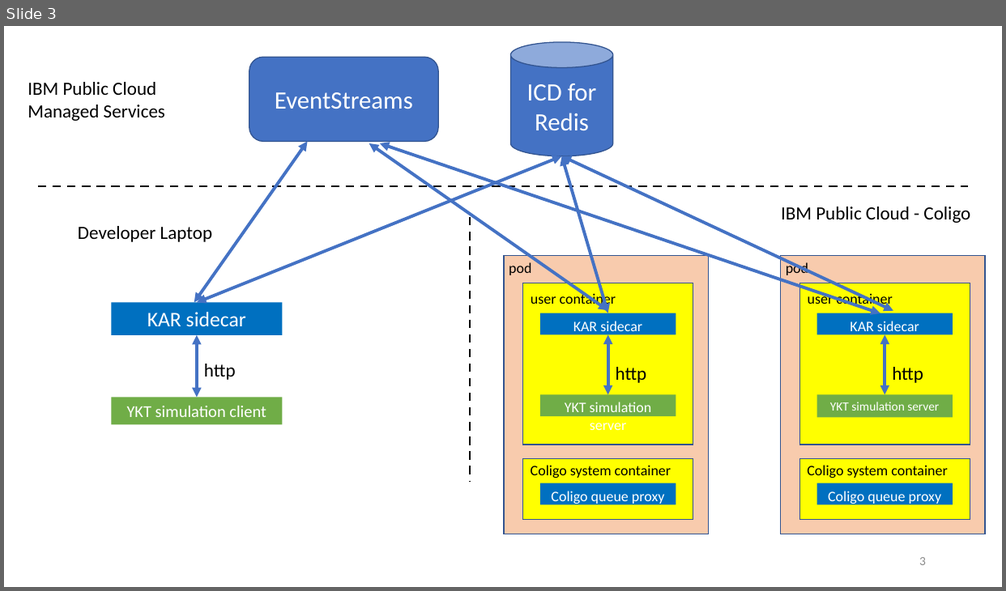
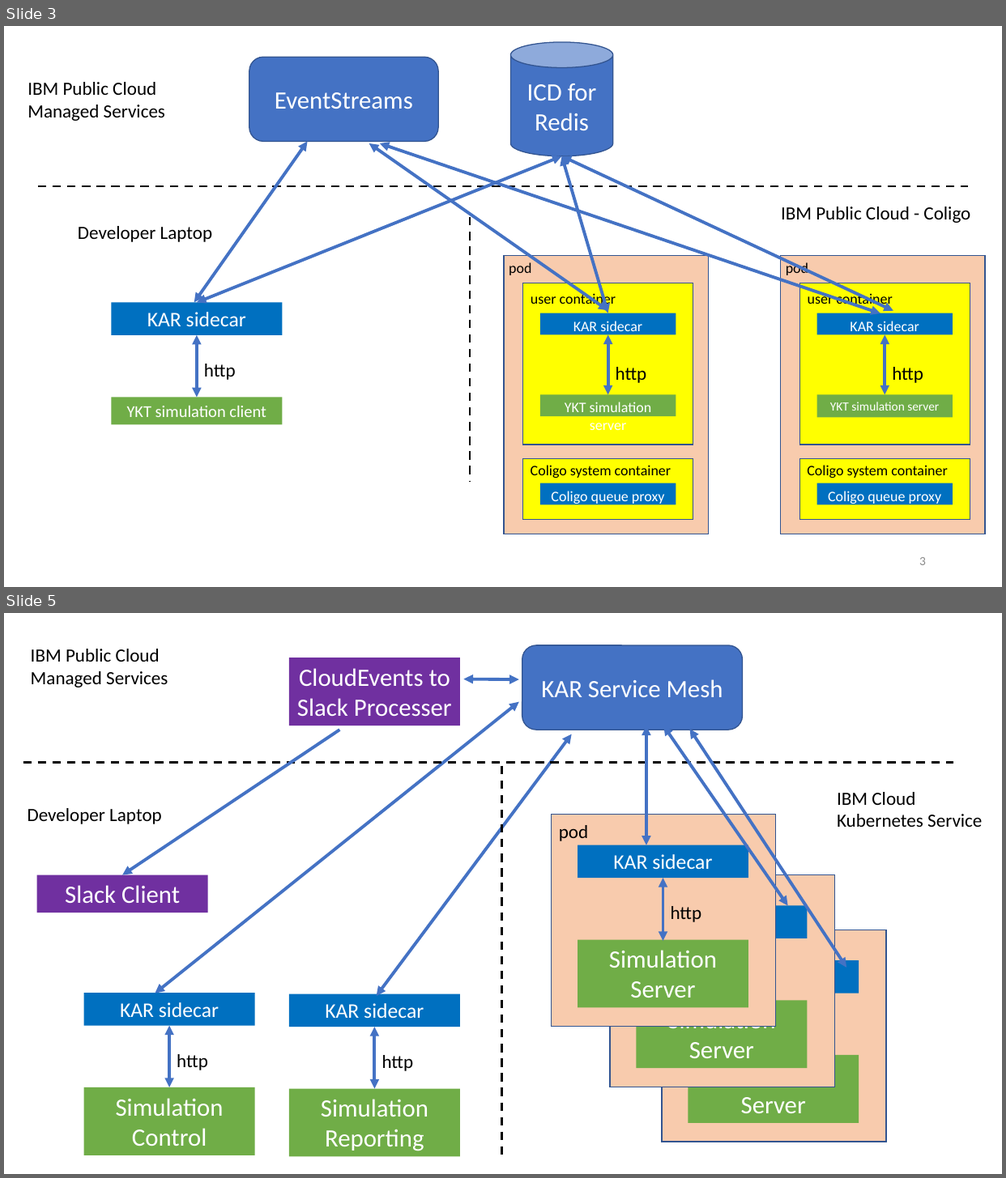
Before and after one commit to IBM/kar, a slide deck: docs/image-sources/example-figures.pptx. Shown one above the other, each under a label of ours: slide 3 before the commit, slides 3 and 5 after it; the slides between them are not shown. The pictures are 1006x591 and 1006x1178 pixels, drawn with LibreOffice and Linux fonts; fonts in the diff are those of the drawing. Boxes give left, top, right and bottom in pixels: in the first picture for what was removed or moved away, otherwise in the second. Text is boxed around its words. In the diff, an @@ line names an element or a change of style, - is before the commit and + after.

```diff
--- a/docs/image-sources/example-figures.pptx
+++ b/docs/image-sources/example-figures.pptx
@@ slide 5 added at box(4, 613, 1002, 1174), background #FFFFFF @@
@@ text added at box(31, 649, 168, 688), 18 pt, text #000000 @@
+IBM Public Cloud Managed Services
@@ rectangle added at box(289, 658, 460, 726), fill #7030A0, 24 pt, text #FFFFFF @@
+CloudEvents to Slack Processer
@@ rounded rectangle added at box(522, 645, 742, 730), fill #4472C4, outline #325491 1 pt, 24 pt, text #FFFFFF @@
+KAR Service Mesh
@@ double arrow added from (519, 679) to (463, 679), #4472C4 3 pt @@
@@ double arrow added from (519, 702) to (155, 994), #4472C4 3 pt @@
@@ arrow added from (339, 730) to (122, 875), #4472C4 3 pt @@
@@ double arrow added from (646, 726) to (646, 845), #4472C4 3 pt @@
@@ double arrow added from (663, 726) to (788, 905), #4472C4 3 pt @@
@@ double arrow added from (690, 729) to (847, 968), #4472C4 3 pt @@
@@ double arrow added from (572, 735) to (377, 996), #4472C4 3 pt @@
@@ line added from (23, 762) to (953, 762), #000000 2 pt dashed @@
@@ line added from (502, 766) to (502, 1156), #000000 2 pt dashed @@
@@ text added at box(837, 792, 982, 827), 18 pt, text #000000 @@
+IBM Cloud
+Kubernetes Service
@@ text added at box(27, 808, 162, 824), 18 pt, text #000000 @@
+Developer Laptop
@@ rectangle added at box(37, 875, 207, 913), fill #7030A0, 24 pt, text #FFFFFF @@
+Slack Client
@@ group added at box(552, 815, 776, 1026): 3 rectangles, 1 double arrow, 1 text @@
+pod
+Simulation Server
+KAR sidecar
+http
@@ group added at box(611, 875, 835, 1087): 3 rectangles, 1 text @@
+Simulation Server
+KAR sidecar
+http
@@ rectangle added at box(84, 994, 255, 1026), fill #0070C0, 20 pt, text #FFFFFF @@
+KAR sidecar
@@ rectangle added at box(289, 994, 460, 1027), fill #0070C0, 20 pt, text #FFFFFF @@
+KAR sidecar
@@ double arrow added from (169, 1025) to (169, 1088), #4472C4 3 pt @@
@@ group added at box(662, 930, 887, 1142): 2 rectangles, 2 texts @@
+pod
+Simulation Server
+KAR sidecar
+http
@@ double arrow added from (374, 1027) to (374, 1089), #4472C4 3 pt @@
@@ text added at box(177, 1054, 208, 1071), 18 pt, text #000000 @@
+http
@@ text added at box(382, 1055, 414, 1071), 18 pt, text #000000 @@
+http
@@ rectangle added at box(84, 1088, 255, 1156), fill #70AD47, 24 pt, text #FFFFFF @@
+Simulation Control
@@ rectangle added at box(289, 1089, 460, 1157), fill #70AD47, 24 pt, text #FFFFFF @@
+Simulation Reporting
```
Also in this commit, not shown: 1 other slide added.
